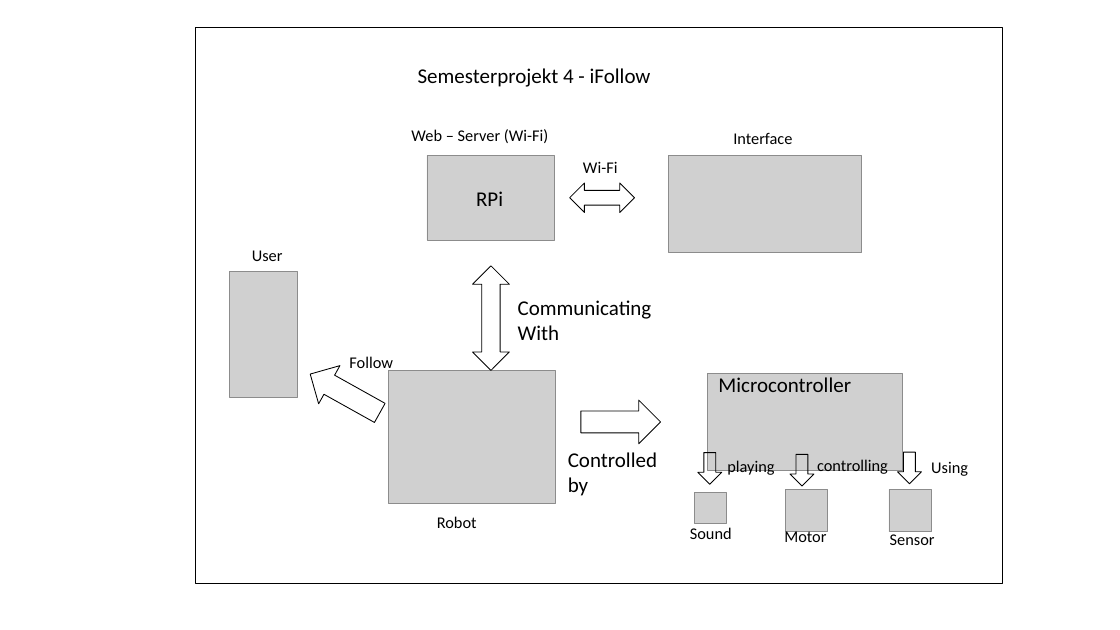
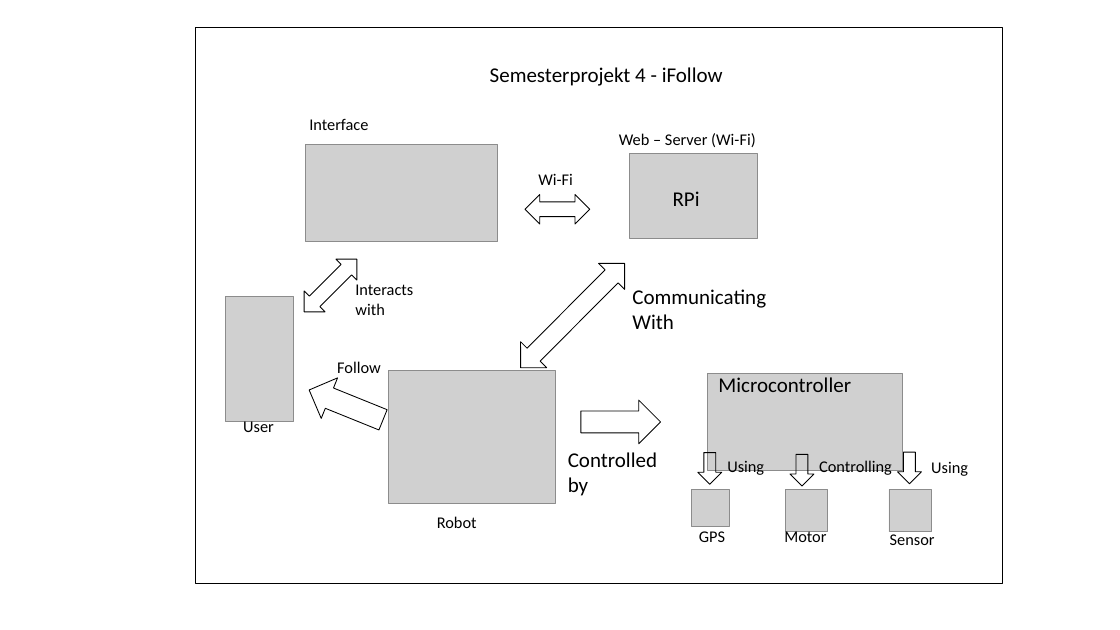
Before and after one commit to MkLJensen/iFollow, a slide deck: slide 1 of Krav og Design/Rigt Billede.pptx. Drawn at 1120x630 pixels with LibreOffice and Linux fonts; fonts in the diff are those of the drawing; grey boxes stand for pictures. Boxes give left, top, right and bottom in pixels: in the first picture for what was removed or moved away, otherwise in the second. Text is boxed around its words. In the diff, an @@ line names an element or a change of style, - is before the commit and + after.

```diff
--- a/Krav og Design/Rigt Billede.pptx
+++ b/Krav og Design/Rigt Billede.pptx
@@ text "Semesterprojekt 4 - iFollow" moved from (x1=418, y1=68, x2=651, y2=87) to (x1=490, y1=67, x2=723, y2=86) @@
@@ text "Interface" moved from (x1=733, y1=133, x2=792, y2=144) to (x1=309, y1=119, x2=368, y2=130) @@
@@ picture moved from (x1=669, y1=155, x2=861, y2=253) to (x1=305, y1=145, x2=497, y2=242) @@
@@ text "Web – Server (Wi-Fi)" moved from (x1=411, y1=129, x2=548, y2=143) to (x1=619, y1=133, x2=755, y2=147) @@
@@ text "Wi-Fi" moved from (x1=583, y1=161, x2=618, y2=173) to (x1=538, y1=173, x2=573, y2=185) @@
@@ picture moved from (x1=427, y1=155, x2=555, y2=240) to (x1=630, y1=154, x2=758, y2=239) @@
@@ up down arrow moved from (x1=570, y1=183, x2=634, y2=213) to (x1=525, y1=195, x2=590, y2=224) @@
@@ text "RPi" moved from (x1=476, y1=191, x2=503, y2=206) to (x1=673, y1=191, x2=700, y2=206) @@
@@ up down arrow added at (x1=294, y1=249, x2=367, y2=323), outline #000000 0.75 pt @@
@@ up down arrow at (x1=508, y1=250, x2=638, y2=381): proportions changed; rotation 0 to 44 degrees @@
@@ picture moved from (x1=229, y1=271, x2=297, y2=397) to (x1=225, y1=297, x2=293, y2=423) @@
@@ text added at (x1=355, y1=284, x2=413, y2=315), 14 pt, text #000000 @@
+Interacts
+with
@@ text "Communicating With" moved from (x1=518, y1=300, x2=652, y2=340) to (x1=632, y1=289, x2=766, y2=329) @@
@@ text "Follow" moved from (x1=349, y1=356, x2=393, y2=373) to (x1=337, y1=361, x2=381, y2=378) @@
@@ right arrow at (x1=301, y1=370, x2=392, y2=440): rotation 209 to 202 degrees @@
@@ text "User" moved from (x1=252, y1=250, x2=283, y2=261) to (x1=243, y1=419, x2=274, y2=432) @@
@@ text at (x1=727, y1=461, x2=764, y2=477): text changed @@
-playing
+Using
@@ text at (x1=819, y1=460, x2=892, y2=477): text changed @@
-controlling
+Controlling
@@ text removed at (x1=690, y1=527, x2=732, y2=539) @@
-Sound
@@ text added at (x1=699, y1=531, x2=725, y2=542), 14 pt, text #000000 @@
+GPS
```
Also in this commit, not shown: 1 other file.
